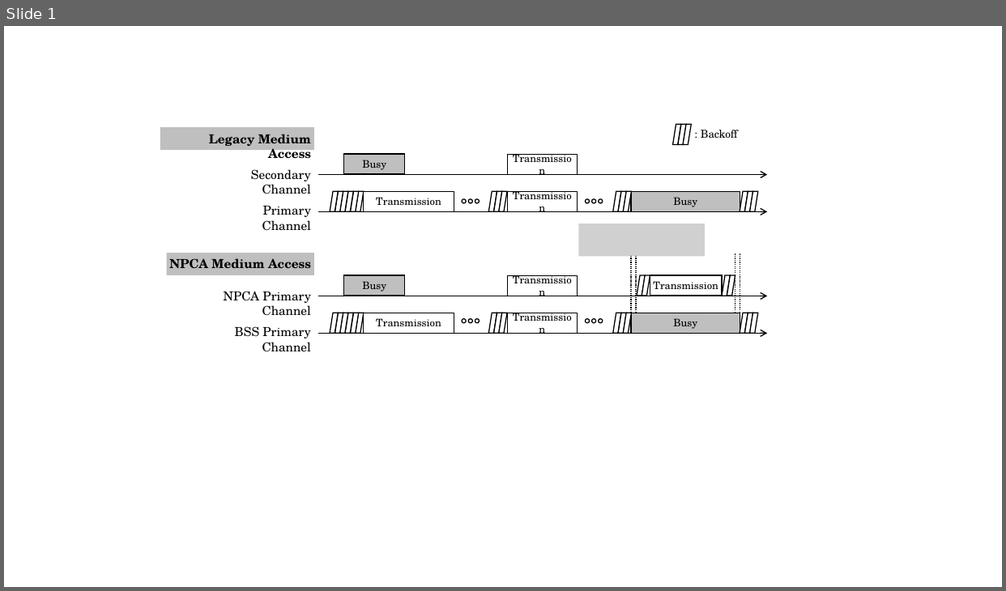
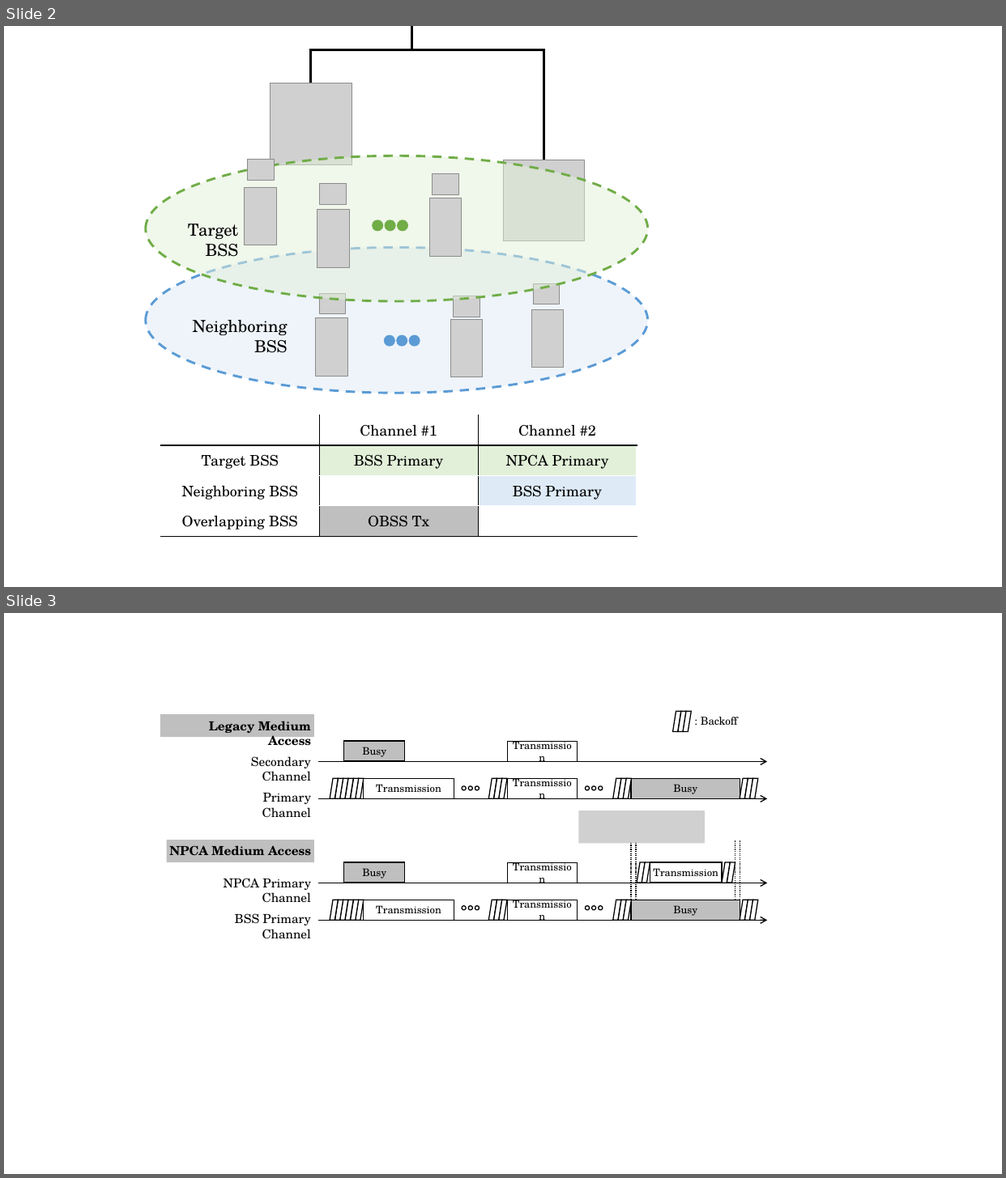
Before and after one commit to crazytb/pace, a slide deck: PACE.pptx. Shown one above the other, each under a label of ours: slide 1 before the commit, slides 2 and 3 after it. The pictures are 1006x591 and 1006x1178 pixels, drawn with LibreOffice and Linux fonts; fonts in the diff are those of the drawing; grey boxes stand for pictures. Boxes give left, top, right and bottom in pixels: in the first picture for what was removed or moved away, otherwise in the second. Text is boxed around its words. In the diff, an @@ line names an element or a change of style, - is before the commit and + after.

```diff
--- a/PACE.pptx
+++ b/PACE.pptx
@@ slide 2 added at (x1=4, y1=26, x2=1002, y2=587), background #FFFFFF @@
@@ elbow line added from (311, 83) to (412, 26), #000000 2.25 pt @@
@@ elbow line added from (543, 160) to (412, 26), #000000 2.25 pt @@
@@ picture added at (x1=270, y1=83, x2=352, y2=165) @@
@@ ellipse added at (x1=146, y1=156, x2=648, y2=301), fill #E2F0D9 at 50% opacity, outline #70AD47 2.25 pt dashed @@
@@ picture added at (x1=247, y1=160, x2=275, y2=180) @@
@@ picture added at (x1=503, y1=160, x2=585, y2=241) @@
@@ picture added at (x1=245, y1=188, x2=276, y2=246) @@
@@ picture added at (x1=320, y1=184, x2=347, y2=205) @@
@@ picture added at (x1=432, y1=173, x2=459, y2=194) @@
@@ picture added at (x1=317, y1=210, x2=350, y2=268) @@
@@ ellipse added at (x1=373, y1=220, x2=384, y2=231), fill #70AD47 @@
@@ ellipse added at (x1=385, y1=220, x2=395, y2=231), fill #70AD47 @@
@@ ellipse added at (x1=397, y1=220, x2=408, y2=231), fill #70AD47 @@
@@ picture added at (x1=429, y1=199, x2=462, y2=256) @@
@@ text added at (x1=188, y1=224, x2=239, y2=257), 16 pt, text #000000 @@
+Target BSS
@@ ellipse added at (x1=146, y1=248, x2=648, y2=394), fill #DEEBF7 at 50% opacity, outline #5B9BD5 2.25 pt dashed @@
@@ picture added at (x1=533, y1=284, x2=560, y2=305) @@
@@ picture added at (x1=319, y1=293, x2=346, y2=314) @@
@@ picture added at (x1=454, y1=297, x2=480, y2=318) @@
@@ picture added at (x1=532, y1=310, x2=564, y2=367) @@
@@ text added at (x1=193, y1=320, x2=288, y2=353), 16 pt, text #000000 @@
+Neighboring BSS
@@ picture added at (x1=315, y1=318, x2=347, y2=376) @@
@@ ellipse added at (x1=384, y1=335, x2=394, y2=347), fill #5B9BD5 @@
@@ ellipse added at (x1=396, y1=335, x2=407, y2=347), fill #5B9BD5 @@
@@ ellipse added at (x1=409, y1=335, x2=420, y2=347), fill #5B9BD5 @@
@@ picture added at (x1=450, y1=319, x2=483, y2=377) @@
@@ table added at (x1=160, y1=416, x2=637, y2=536), 4 rows, 3 columns @@
+ | Channel #1 | Channel #2
+Target BSS | BSS Primary | NPCA Primary
+Neighboring BSS |  | BSS Primary
+Overlapping BSS | OBSS Tx | 
@@ what was slide 1 is now slide 3 @@
```
Also in this commit, not shown: 1 other slide added, 9 other files.
